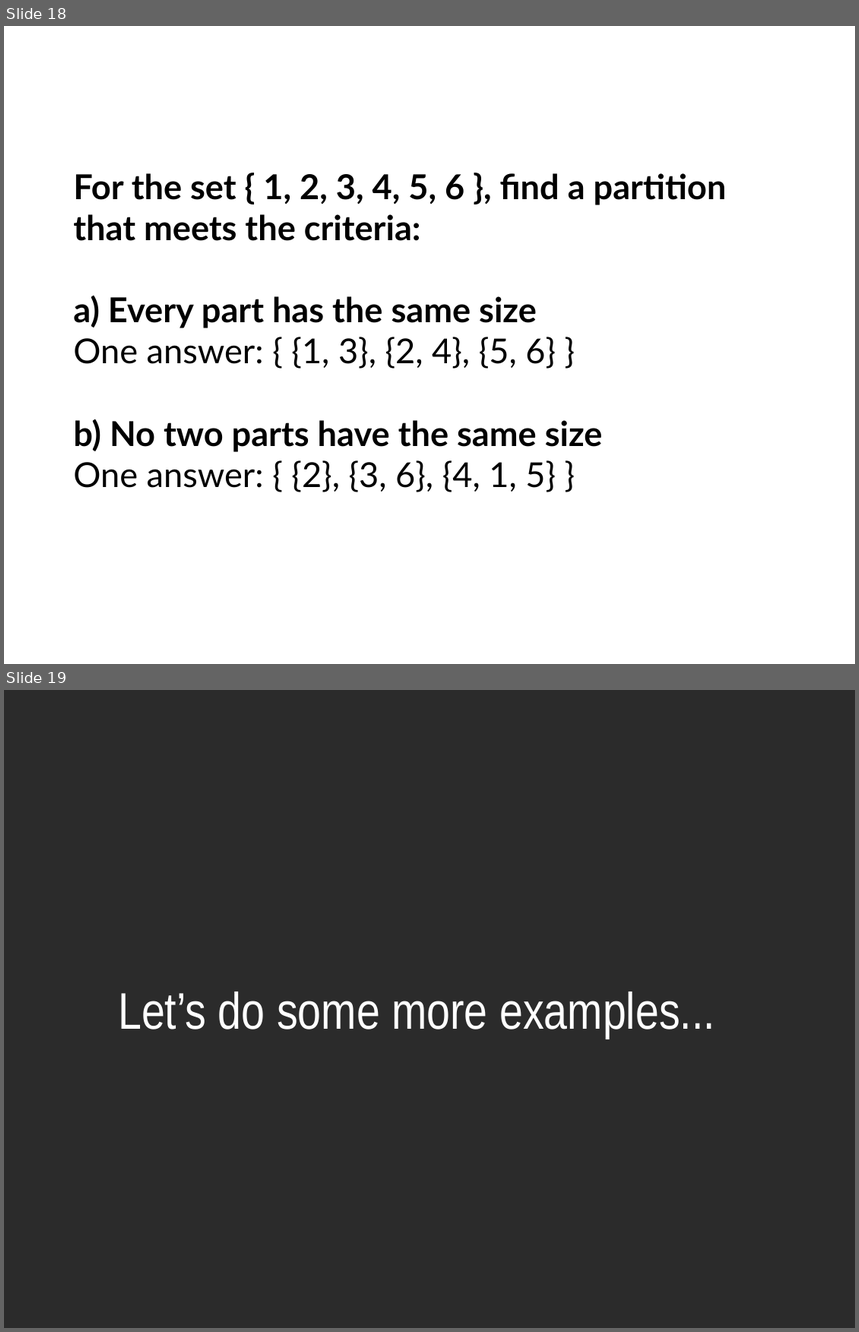
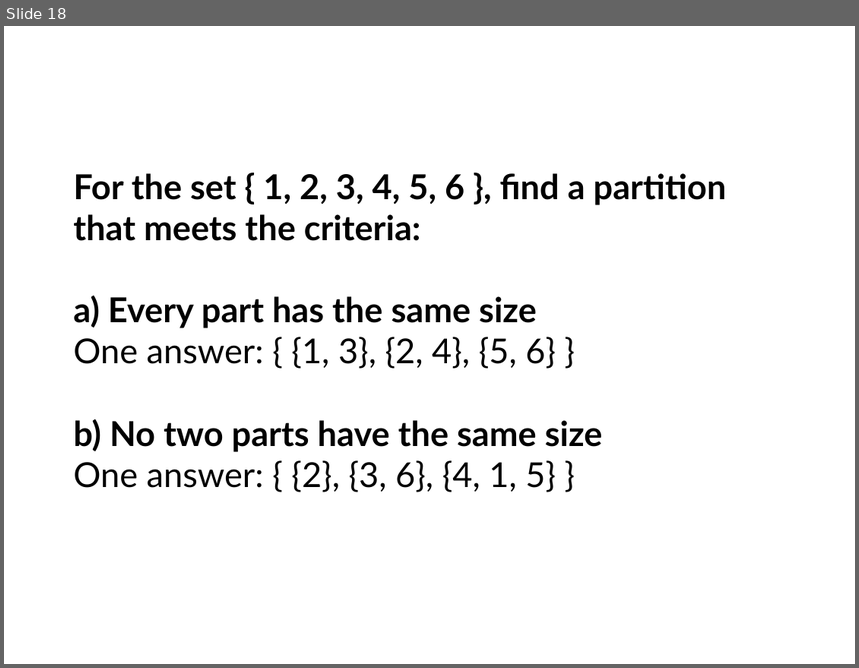
Before and after one commit to nguyenchithien/CS210-Discrete-Structures, a slide deck: Lectures/Lecture Slides 3.2.odp. Shown one above the other, each under a label of ours: slides 18 and 19 before the commit, slide 18 after it. The pictures are 859x1332 and 859x668 pixels, drawn with LibreOffice and Linux fonts; fonts in the diff are those of the drawing; background and template pictures are left out; a plain dark background stands for a picture behind light text. Boxes give left, top, right and bottom in pixels: in the first picture for what was removed or moved away, otherwise in the second. Text is boxed around its words. In the diff, an @@ line names an element or a change of style, - is before the commit and + after.

```diff
--- a/Lectures/Lecture Slides 3.2.odp
+++ b/Lectures/Lecture Slides 3.2.odp
@@ slide 19 removed at (4, 690, 855, 1328), background picture (left out) @@
@@ title removed at (118, 992, 715, 1039) @@
-Let’s do some more examples...
```
Also in this commit, not shown: 3 slides changed, 1 slide added, 7 other files.
